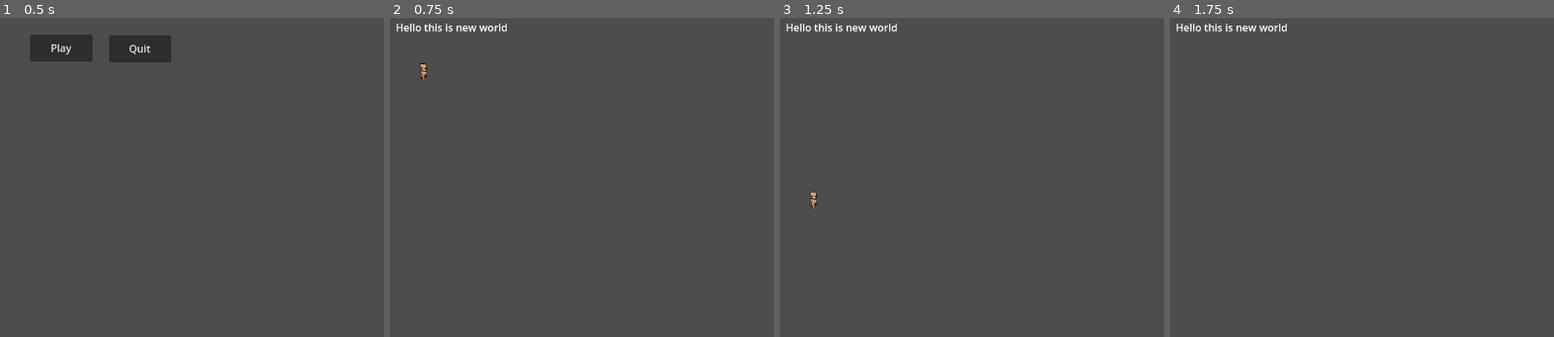
Above: before the commit, frames 1-4 (left to right).
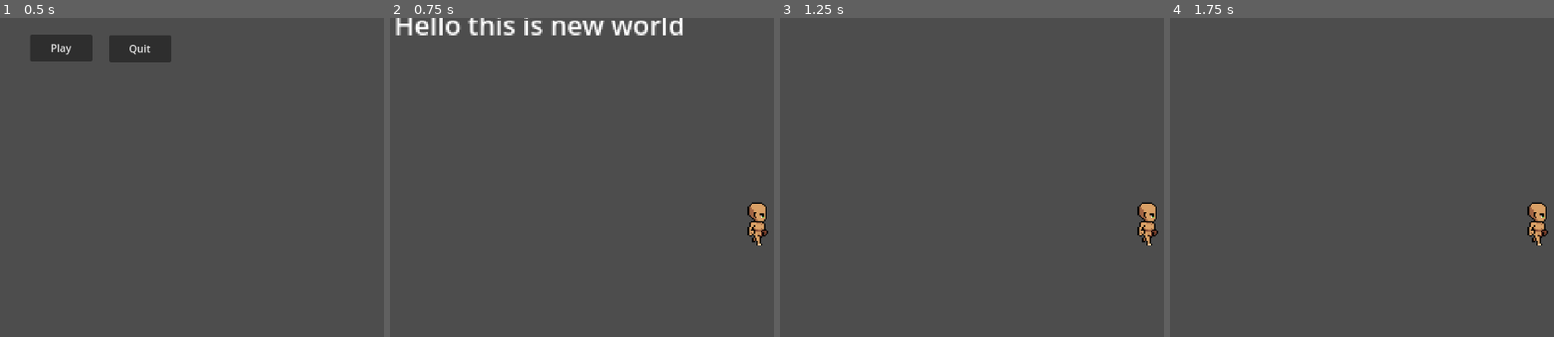
Above: after the commit, the same moments.

Repository: TalJa1/godot-test
Game: Godot game, scene res://screens/main.tscn
Two runs of this game, one before a commit and one after it. Both use one fixed random seed, a clock stepped at 60 frames per second and the inputs below.
Inputs:
- Up to frame 1 (0.5 s): no input
- Up to frame 2 (0.75 s): click "Play" at 0.5 s
- Up to frame 3 (1.25 s): no input
- Up to frame 4 (1.75 s): tap Enter (ui_accept) at 1.25, 1.52 s; hold Right (ui_right) from 1.28 s (still down)

Frame 1 is identical in both runs. In frame 2, 2.8% of the frame differs, in the area x 1-99%, y 0-72%; in frame 3, 1.0%; in frame 4, 0.9%.

Commit message:
Adjust player and UI positions for improved layout and add camera node

Diff:
--- a/screens/games.tscn
+++ b/screens/games.tscn
@@ -4,14 +4,18 @@
 [ext_resource type="PackedScene" uid="uid://ba0rsrtijtcvi" path="res://screens/player/player.tscn" id="2_c4fas"]
 
 [node name="Main" type="Node2D"]
+position = Vector2(-33, -14)
 script = ExtResource("1_o84xs")
 
 [node name="RichTextLabel" type="RichTextLabel" parent="."]
-offset_left = 9.0
-offset_top = 3.0
-offset_right = 188.0
-offset_bottom = 34.0
+offset_left = -168.0
+offset_top = -46.0
+offset_right = 11.0
+offset_bottom = -15.0
 text = "Hello this is new world"
 
 [node name="CharacterBody2D" parent="." instance=ExtResource("2_c4fas")]
-position = Vector2(11, 37)
+position = Vector2(9, 38)
+
+[node name="TileMap" type="TileMap" parent="."]
+format = 2
--- a/screens/player/player.tscn
+++ b/screens/player/player.tscn
@@ -646,6 +646,7 @@
 }]
 
 [node name="CharacterBody2D" type="CharacterBody2D"]
+position = Vector2(99, 56)
 script = ExtResource("1_5vgg8")
 
 [node name="CollisionShape2D" type="CollisionShape2D" parent="."]
@@ -658,3 +659,7 @@
 sprite_frames = SubResource("SpriteFrames_t4mc6")
 animation = &"walk_side_b"
 frame_progress = 0.915696
+
+[node name="Camera2D" type="Camera2D" parent="."]
+position = Vector2(42, 36)
+zoom = Vector2(2.6, 2.6)
